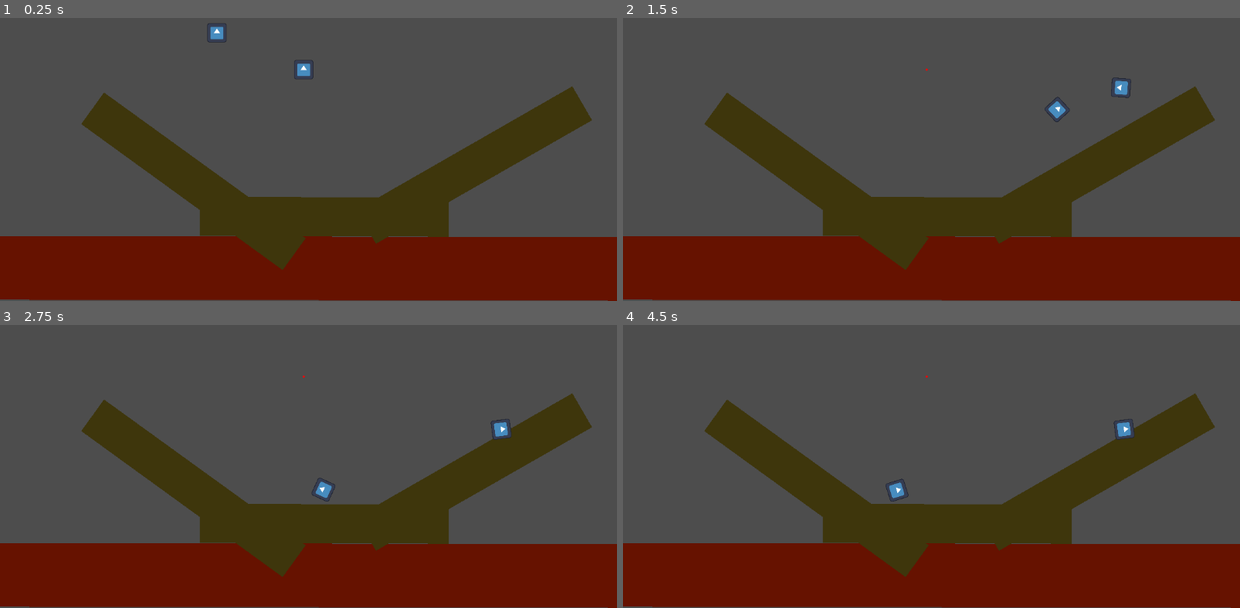
Above: before the commit, frames 1-4 (two rows, left to right).
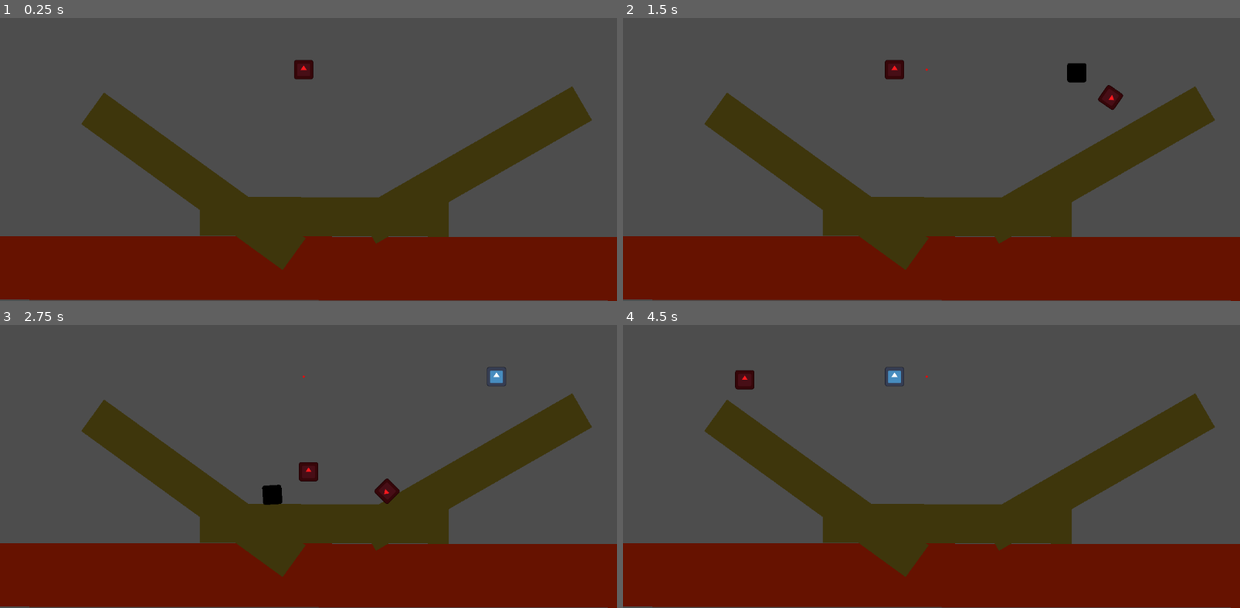
Above: after the commit, the same moments.

Repository: CodyI20/stacking-boxes
Game: Godot game, scene res://Scenes/game.tscn
Same seed, same stepped clock (60 frames per second), same inputs: the game is played once before the commit and once after it. The project has no main scene, so this scene is started directly. The engine's default icon, where the game draws it, is replaced by a stand-in: a white triangle on a blue panel in a dark square.
Inputs:
- Up to frame 1 (0.25 s): no input
- Up to frame 2 (1.5 s): tap Enter at 0.5 s; hold D (Right) 0.53-1.28 s; tap Space (Space) at 0.6, 1.35 s; hold A (Left) from 1.28 s (still down)
- Up to frame 3 (2.75 s): release A (Left) at 2.03 s; hold D (Right) from 2.03 s (still down); tap Space (Space) at 2.1 s
- Up to frame 4 (4.5 s): tap Space (Space) at 2.85, 3.6, 4.35 s; release D (Right) at 3.53 s; hold A (Left) from 3.53 s (still down)

The runs differ from the first frame. In frame 1, 0.3% of the frame differs, in the area x 33-51%, y 1-22%; in frame 2, 0.9%; in frame 3, 1.1%, in the area x 42-83%, y 14-64%; in frame 4, 0.6%.

Commit message:
Game base implementation
 - Events.gd added - Global script that holds signals
 - Implemented the logic for spawning a new object only once the recently spawned one has been dropped via the new Events.gd global script
 - Added clamping to the stackable objects script for the pre-release logic

Diff:
--- /dev/null
+++ b/GDScripts/Global/Events.gd
@@ -0,0 +1,3 @@
+extends Node
+
+signal object_released
--- a/GDScripts/base_stackable_object.gd
+++ b/GDScripts/base_stackable_object.gd
@@ -11,8 +11,12 @@
 	var direction := Input.get_axis("Left","Right")
 	global_position.x += move_speed * direction
 
+	# Clamp the global_position to the viewport boundaries
+	global_position.x = clamp(global_position.x, 0, get_viewport_rect().size.x)
+
 func try_release_process() -> void:
 	if Input.is_action_just_pressed("Space"):
+		Events.object_released.emit()
 		freeze = false
 
 func _process(delta: float) -> void:
--- a/GDScripts/stackable_object_spawner.gd
+++ b/GDScripts/stackable_object_spawner.gd
@@ -4,20 +4,25 @@
 , preload("res://Scenes/Inherited/StackableObject/triangle_stackable_object.tscn")]
 var rng = RandomNumberGenerator.new()
 
+var can_spawn := true
+
 # Called when the node enters the scene tree for the first time.
 func _ready() -> void:
-	pass # Replace with function body.
+	Events.object_released.connect(on_object_released)
 
 
 # Called every frame. 'delta' is the elapsed time since the previous frame.
 func _process(delta: float) -> void:
 	# Check if the spawner has objects inside of it to be able to spawn new ones
-	if get_child_count() == 0:
+	if can_spawn == true:
 		spawn_object()
 	queue_redraw()
 
 # This function gets a random number, then gets a random scene from the array and instantiates it
 func spawn_object() -> void:
+	# Toggle the spawning off
+	can_spawn = false
+
 	# Get the random number
 	var random_object_number := rng.randf_range(0, stackableObjectsScenes.size())
 
@@ -30,5 +35,10 @@
 	# Add it as child to the Node this script is attached to
 	add_child(scene_instance)
 
+func on_object_released() -> void:
+	# Allow spawn
+	can_spawn = true
+
 func _draw() -> void:
+	# Debug to see where the spawn point of the object scenes will be
 	draw_circle(to_local(global_position), 2.0, Color.RED)
--- a/Scenes/Inherited/StackableObject/triangle_stackable_object.tscn
+++ b/Scenes/Inherited/StackableObject/triangle_stackable_object.tscn
@@ -3,6 +3,9 @@
 [ext_resource type="PackedScene" uid="uid://dbo7mjohyjxd7" path="res://Scenes/Inherited/StackableObject/Base/base_stackable_object.tscn" id="1_nyalq"]
 
 [node name="TriangleStackableObject" instance=ExtResource("1_nyalq")]
+
+[node name="Icon" parent="." index="0"]
+modulate = Color(1, 0.0984113, 0.117599, 1)
 
 [node name="CollisionPolygon2D" type="CollisionPolygon2D" parent="." index="1"]
 position = Vector2(7, -1)
--- a/Scenes/game.tscn
+++ b/Scenes/game.tscn
@@ -1,7 +1,6 @@
-[gd_scene load_steps=5 format=3 uid="uid://c1ghchp5wgott"]
+[gd_scene load_steps=4 format=3 uid="uid://c1ghchp5wgott"]
 
 [ext_resource type="Script" path="res://GDScripts/floor.gd" id="1_lypt3"]
-[ext_resource type="PackedScene" uid="uid://dbo7mjohyjxd7" path="res://Scenes/Inherited/StackableObject/Base/base_stackable_object.tscn" id="2_srb24"]
 [ext_resource type="Script" path="res://GDScripts/stackable_object_spawner.gd" id="3_gklty"]
 
 [sub_resource type="RectangleShape2D" id="RectangleShape2D_cay3g"]
@@ -74,13 +73,8 @@
 offset = Vector2(-580.376, -50.1272)
 polygon = PackedVector2Array(165.362, -1, 165.362, 119, 991.645, 122, 991.645, 1)
 
-[node name="BaseStackableObject" parent="." instance=ExtResource("2_srb24")]
-position = Vector2(405, 146)
-
 [node name="StackableObjectSpawner" type="Node2D" parent="."]
 position = Vector2(567, 215)
 script = ExtResource("3_gklty")
 
-[node name="DroppedObjectsContainer" type="Node2D" parent="."]
-
 [connection signal="body_entered" from="FLOOR" to="FLOOR" method="_on_body_entered"]
--- a/project.godot
+++ b/project.godot
@@ -13,6 +13,10 @@
 config/name="StackingBoxes"
 config/features=PackedStringArray("4.3", "Forward Plus")
 config/icon="res://Art/icon.svg"
+
+[autoload]
+
+Events="*res://GDScripts/Global/Events.gd"
 
 [dotnet]
 
